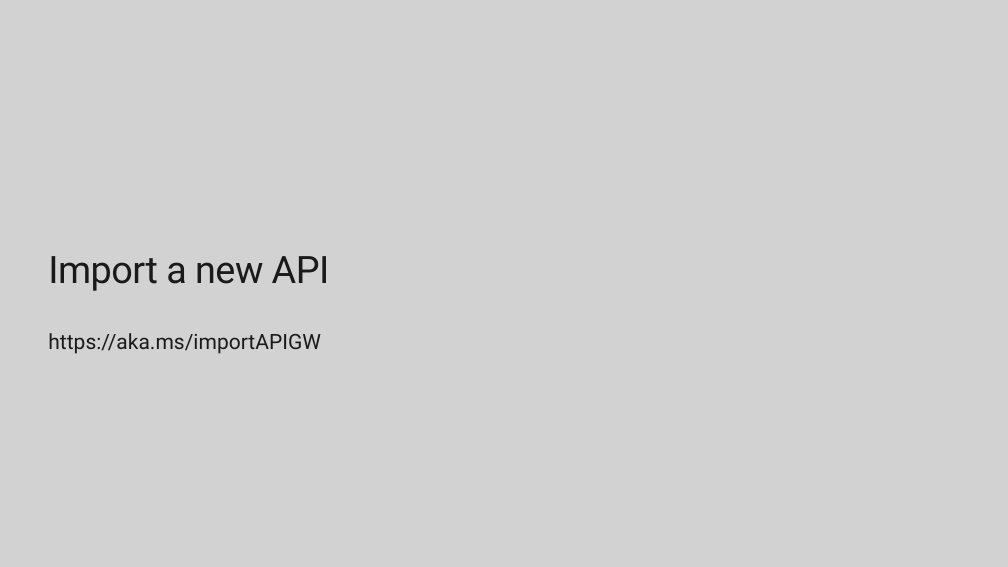
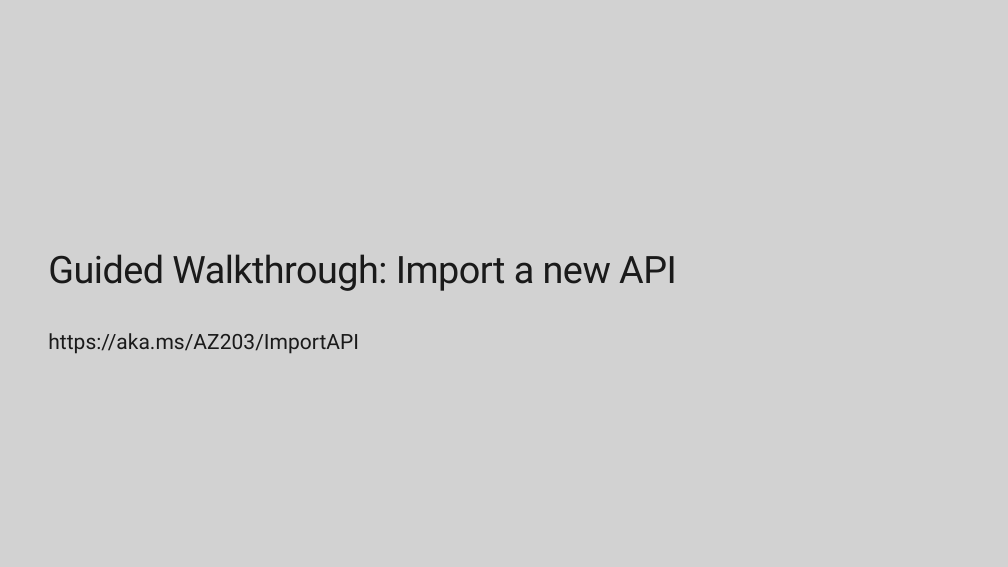
Before and after one commit to ClarkDRC/AZ203Walkthroughs, a slide deck: slide 19 of Guided Walkthrough.pptx (slide 12 before the commit). Drawn at 1008x567 pixels with LibreOffice and Linux fonts; fonts in the diff are those of the drawing; background and template pictures are left out. Boxes give left, top, right and bottom in pixels: in the first picture for what was removed or moved away, otherwise in the second. Text is boxed around its words. In the diff, an @@ line names an element or a change of style, - is before the commit and + after.

```diff
--- a/Guided Walkthrough.pptx
+++ b/Guided Walkthrough.pptx
@@ title at (48,254,677,291): text changed @@
-Import a new API
+Guided Walkthrough: Import a new API
@@ text at (48,333,359,354): text changed @@
-https://aka.ms/importAPIGW
+https://aka.ms/AZ203/ImportAPI
```
Also in this commit, not shown: 6 other slides changed, 7 slides added.
